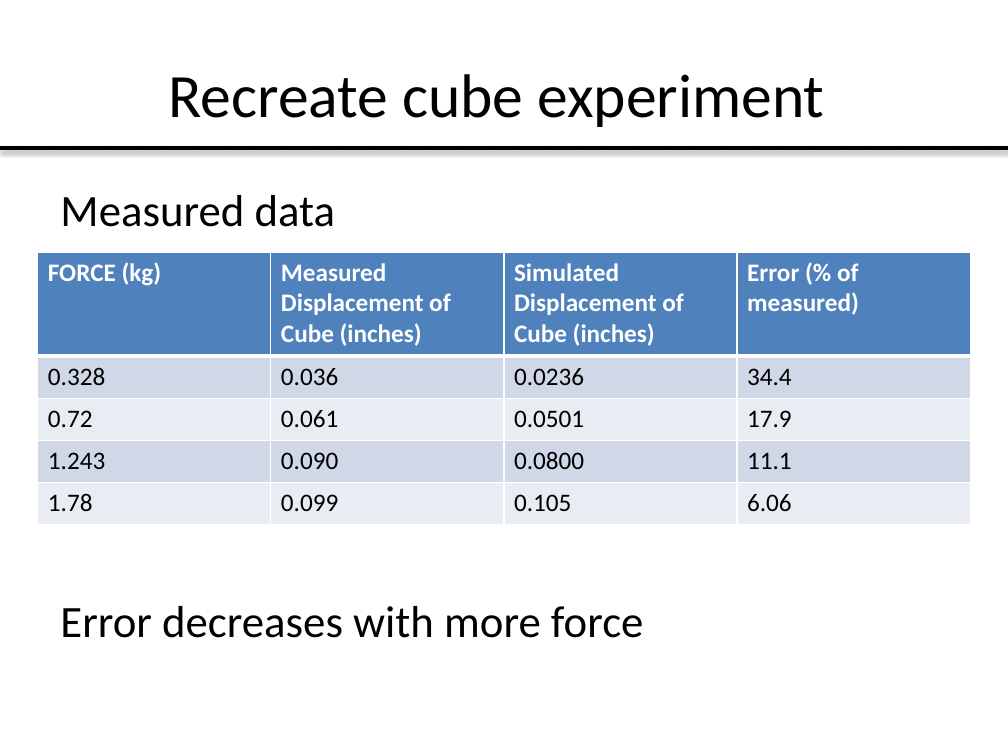
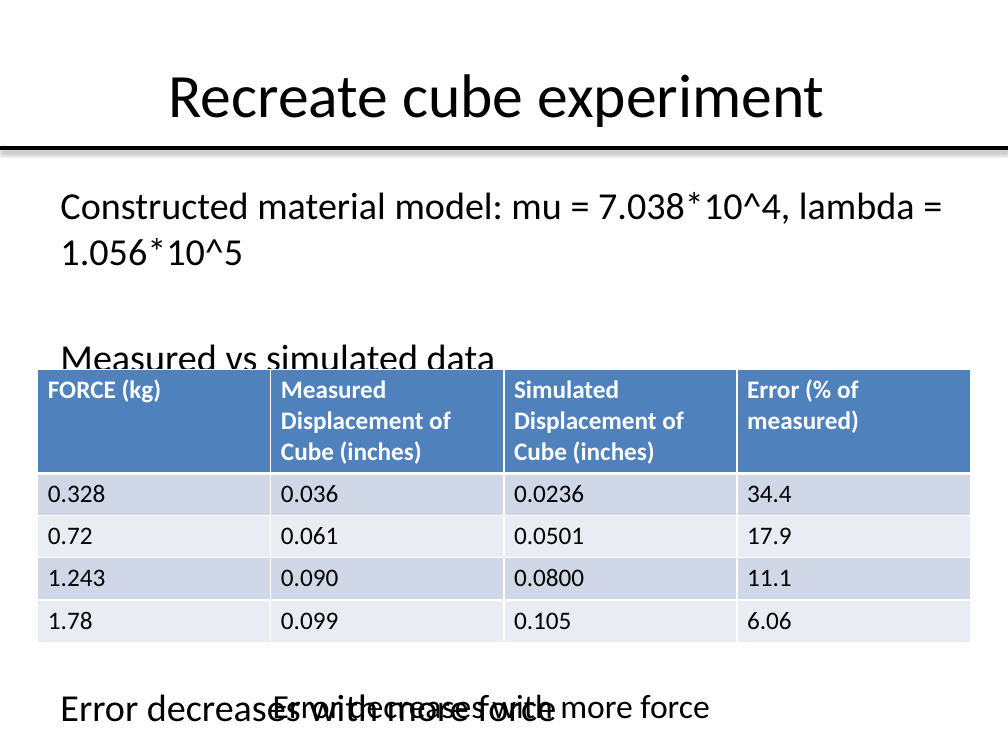
Before and after one commit to arjunnar/MakerbotFEMSim, a slide deck: slide 13 of FinalDeliverables/6.S079FinalPresentation_Arjun_Lucas.pptx. Drawn at 1008x756 pixels with LibreOffice and Linux fonts; fonts in the diff are those of the drawing. Boxes give left, top, right and bottom in pixels: in the first picture for what was removed or moved away, otherwise in the second. Text is boxed around its words. In the diff, an @@ line names an element or a change of style, - is before the commit and + after.

Commit message:
made some changes to the recreating cube simulation part of the presentation

```diff
--- a/FinalDeliverables/6.S079FinalPresentation_Arjun_Lucas.pptx
+++ b/FinalDeliverables/6.S079FinalPresentation_Arjun_Lucas.pptx
@@ text at [60,192,915,381]: text changed; size 32 to 27.2 pt @@
-Measured data
+Constructed material model: mu = 7.038*10^4, lambda = 1.056*10^5
+Measured vs simulated data
@@ table: place and size @@
-table at [38,252,970,525]
+table at [38,370,970,643]
@@ text at [60,598,557,722]: size 18 to 15.3 pt in "(Simulation done with 1900 elements)"; size 32 to 27.2 pt in "Error decreases with more force" @@
@@ text added at [273,694,709,722], 24 pt, text #000000 @@
+Error decreases with more force
```
Also in this commit, not shown: 1 other slide changed.
